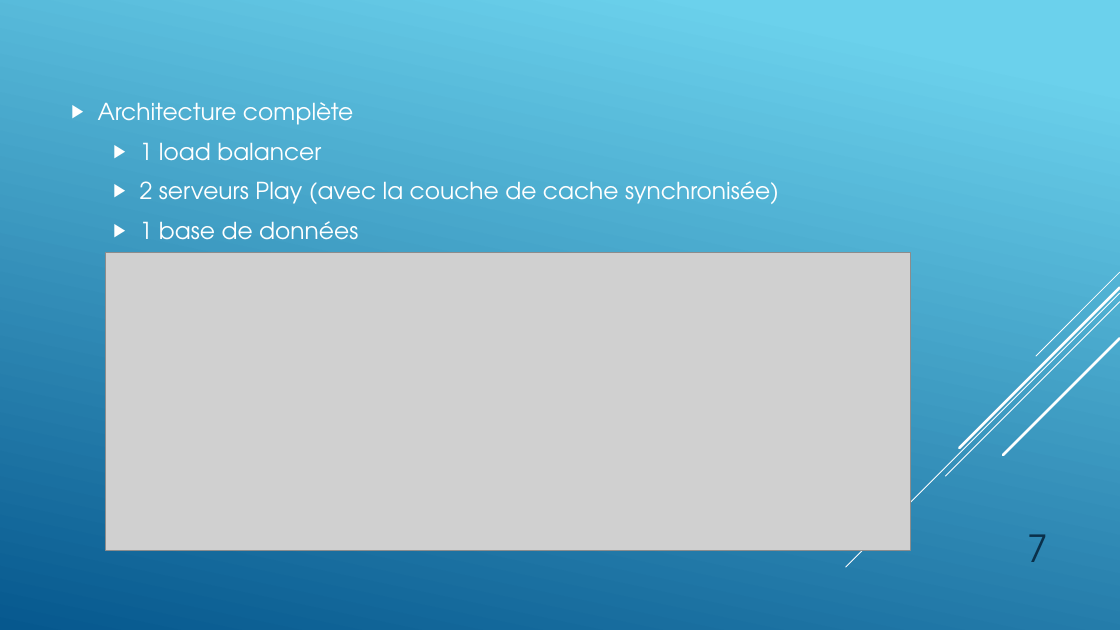
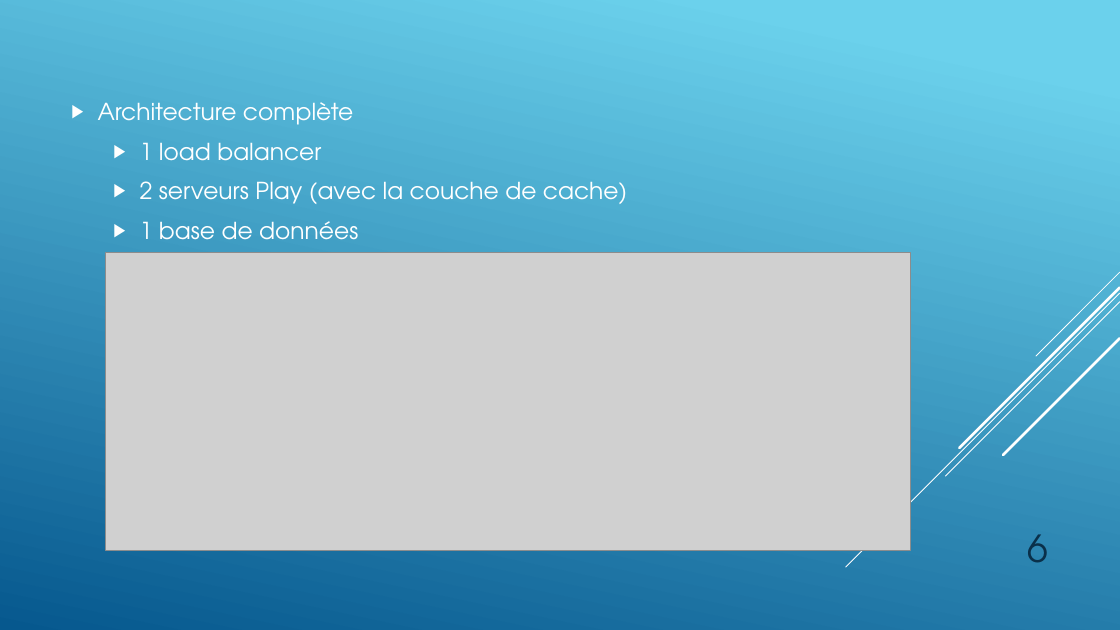
Before and after one commit to OscarSotoHES/tsmosf-labo2, a slide deck: slide 6 of Presentation/Caching-Team1.pptx (slide 7 before the commit). Drawn at 1120x630 pixels with LibreOffice and Linux fonts; fonts in the diff are those of the drawing; grey boxes stand for pictures. Boxes give left, top, right and bottom in pixels: in the first picture for what was removed or moved away, otherwise in the second. Text is boxed around its words. In the diff, an @@ line names an element or a change of style, - is before the commit and + after.

Commit message:
update presentation

```diff
--- a/Presentation/Caching-Team1.pptx
+++ b/Presentation/Caching-Team1.pptx
@@ text at [140,181,627,204]: text changed @@
-  ▶ 2 serveurs Play (avec la couche de cache synchronisée)
+  ▶ 2 serveurs Play (avec la couche de cache)
@@ page number at [1028,534,1049,563]: text changed @@
-7
+6
```
Also in this commit, not shown: 1 slide removed.
